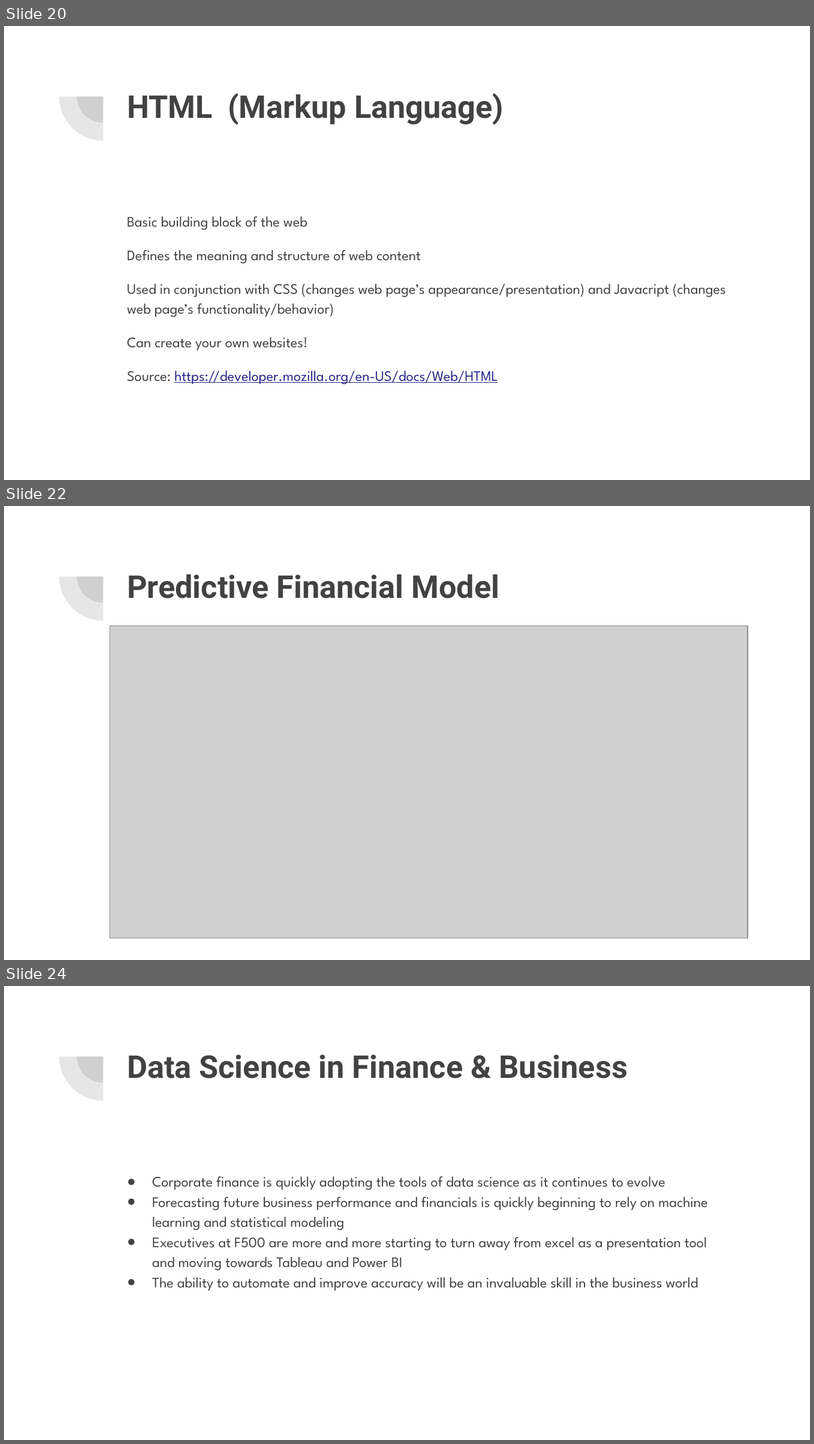
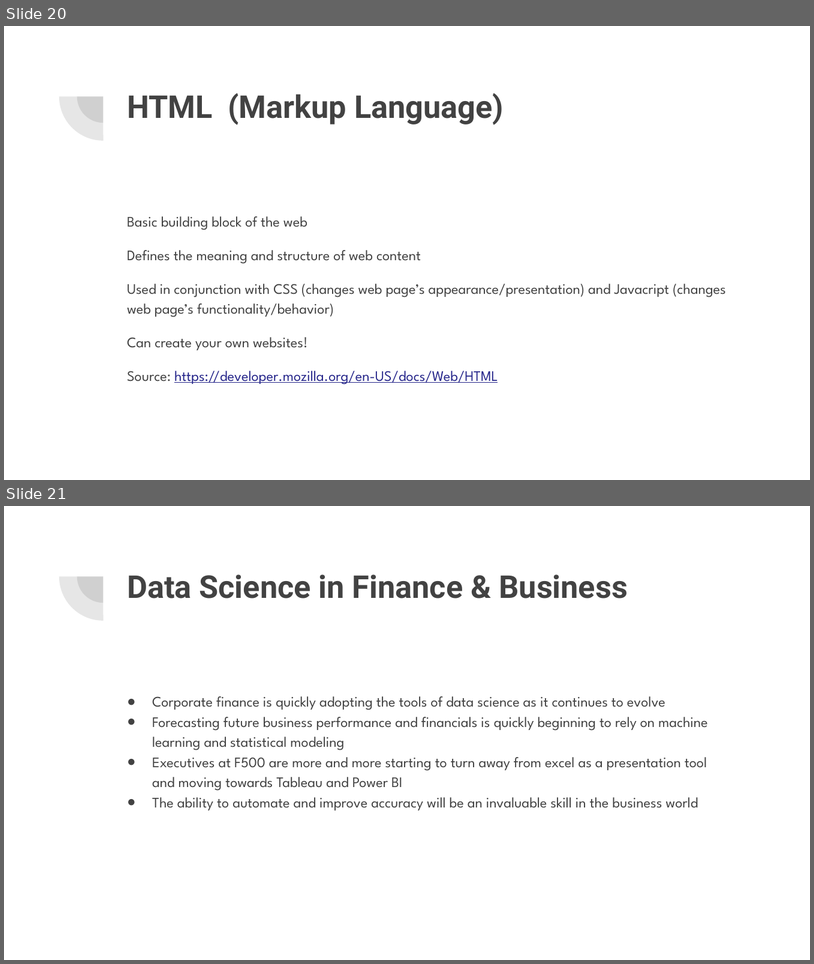
Before and after one commit to NolanSmithSolutions/Course, a slide deck: Future_Applications/Your Data Science Future.pptx. Shown one above the other, each under a label of ours: slides 20, 22 and 24 before the commit, slides 20 and 21 after it; the slides between them are not shown. The pictures are 814x1444 and 814x964 pixels, drawn with LibreOffice and Linux fonts; fonts in the diff are those of the drawing; grey boxes stand for pictures. Boxes give left, top, right and bottom in pixels: in the first picture for what was removed or moved away, otherwise in the second. Text is boxed around its words. In the diff, an @@ line names an element or a change of style, - is before the commit and + after.

```diff
--- a/Future_Applications/Your Data Science Future.pptx
+++ b/Future_Applications/Your Data Science Future.pptx
@@ slide 22 removed at box(4, 506, 810, 960), background #FFFFFF; not listed: 2 template elements that a slide beside it also shows @@
@@ title removed at box(127, 574, 500, 598) @@
-Predictive Financial Model
@@ picture removed at box(110, 626, 747, 938) @@
@@ what was slide 24 is now slide 21 @@
```
Also in this commit, not shown: 1 slide changed, 2 other slides removed.
